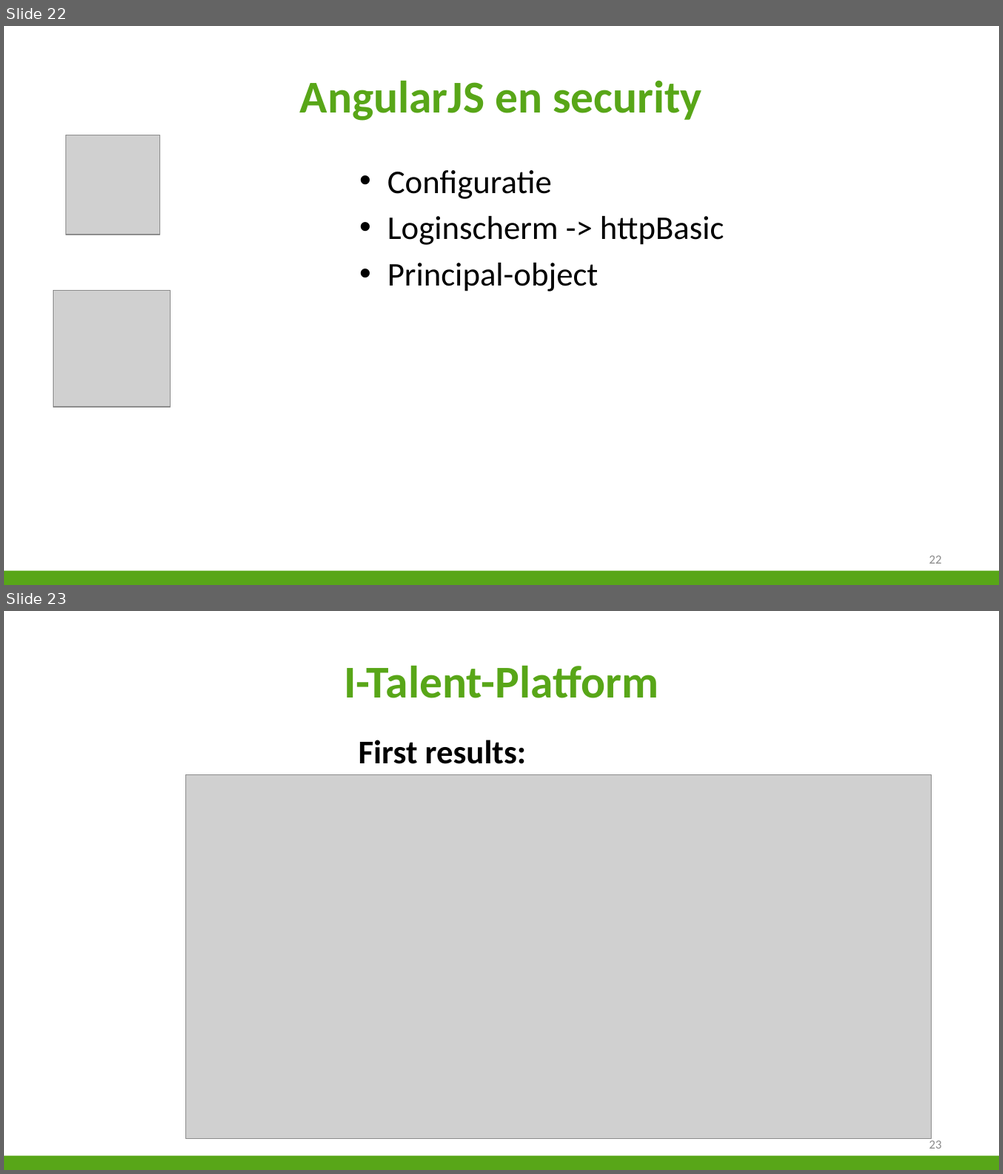
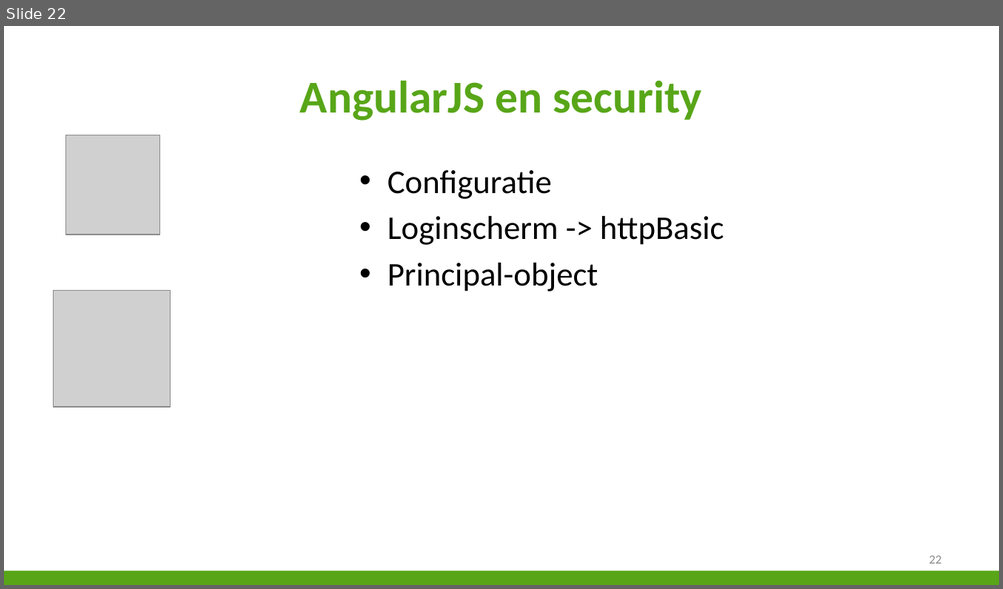
Before and after one commit to niekvandael/iTalent, a slide deck: italent/documents/Presentatie/Presentatie.pptx. Shown one above the other, each under a label of ours: slides 22 and 23 before the commit, slide 22 after it. The pictures are 1003x1174 and 1003x589 pixels, drawn with LibreOffice and Linux fonts; fonts in the diff are those of the drawing; grey boxes stand for pictures; background and template pictures are left out. Boxes give left, top, right and bottom in pixels: in the first picture for what was removed or moved away, otherwise in the second. Text is boxed around its words. In the diff, an @@ line names an element or a change of style, - is before the commit and + after.

```diff
--- a/italent/documents/Presentatie/Presentatie.pptx
+++ b/italent/documents/Presentatie/Presentatie.pptx
@@ slide 23 removed at [4,611,999,1170], background #FFFFFF; not listed: 1 template element that a slide beside it also shows @@
@@ title removed at [344,665,658,698] @@
-I-Talent-Platform
@@ text removed at [358,740,526,764] @@
-First results:
@@ picture removed at [185,775,931,1139] @@
@@ page number removed at [929,1141,942,1149] @@
-23
```
Also in this commit, not shown: 7 slides changed, 2 slides added, 8 other slides removed, 2 other files.
